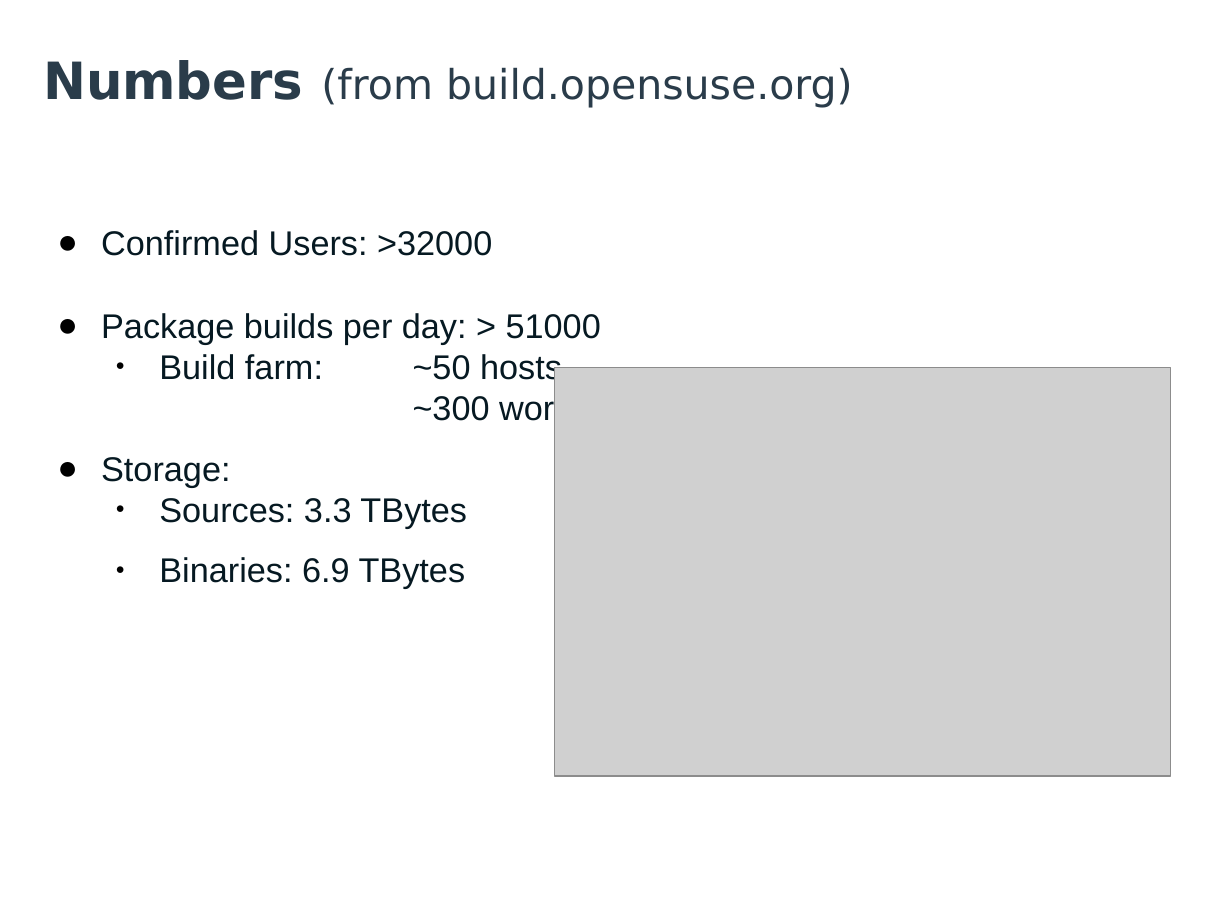
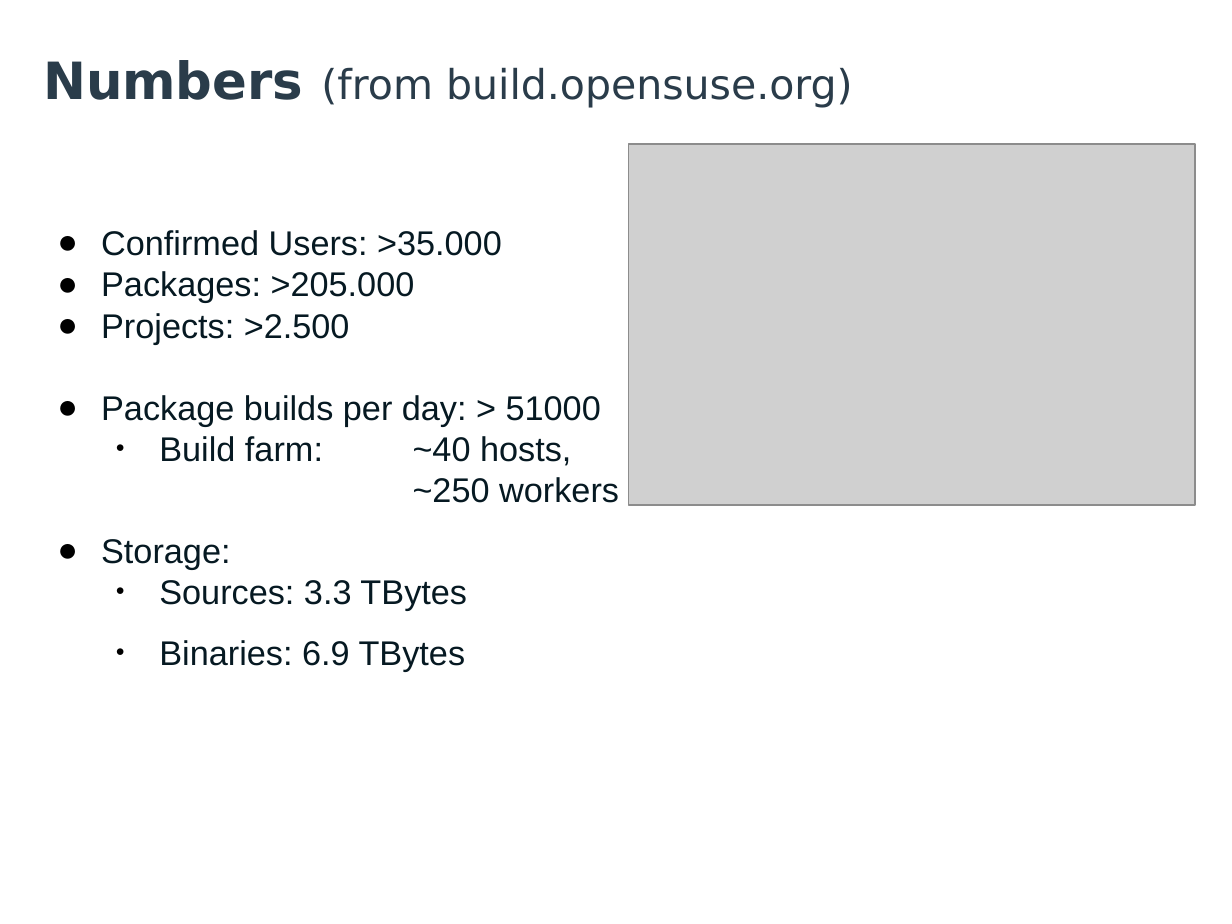
Before and after one commit to openSUSE/obs-landing, a slide deck: slide 33 of files/talks/OBS-Facts-Features-Future.odp (slide 32 before the commit). Drawn at 1232x924 pixels with LibreOffice and Linux fonts; fonts in the diff are those of the drawing; grey boxes stand for pictures; background and template pictures are left out. Boxes give left, top, right and bottom in pixels: in the first picture for what was removed or moved away, otherwise in the second. Text is boxed around its words. In the diff, an @@ line names an element or a change of style, - is before the commit and + after.

```diff
--- a/files/talks/OBS-Facts-Features-Future.odp
+++ b/files/talks/OBS-Facts-Features-Future.odp
@@ picture resized from (x1=554, y1=368, x2=1170, y2=776) to (x1=628, y1=144, x2=1195, y2=505) @@
@@ text at (x1=101, y1=230, x2=502, y2=344): text changed @@
-● Confirmed Users: >32000
+● Confirmed Users: >35.000
+● Packages: >205.000
+● Projects: >2.500
@@ text at (x1=159, y1=436, x2=619, y2=503): text changed @@
-  ● Build farm: ~50 hosts,
-    ~300 workers
+  ● Build farm: ~40 hosts,
+    ~250 workers
```
Also in this commit, not shown: 12 other slides changed, 5 slides added, 4 slides removed, 1 other file.
